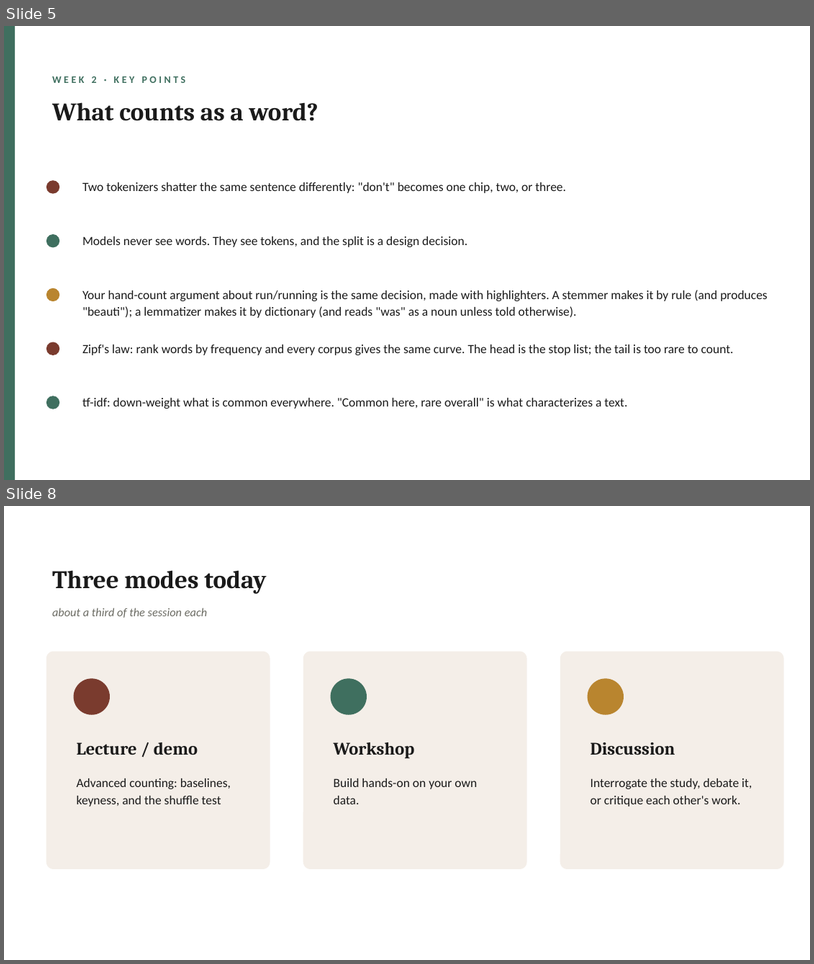
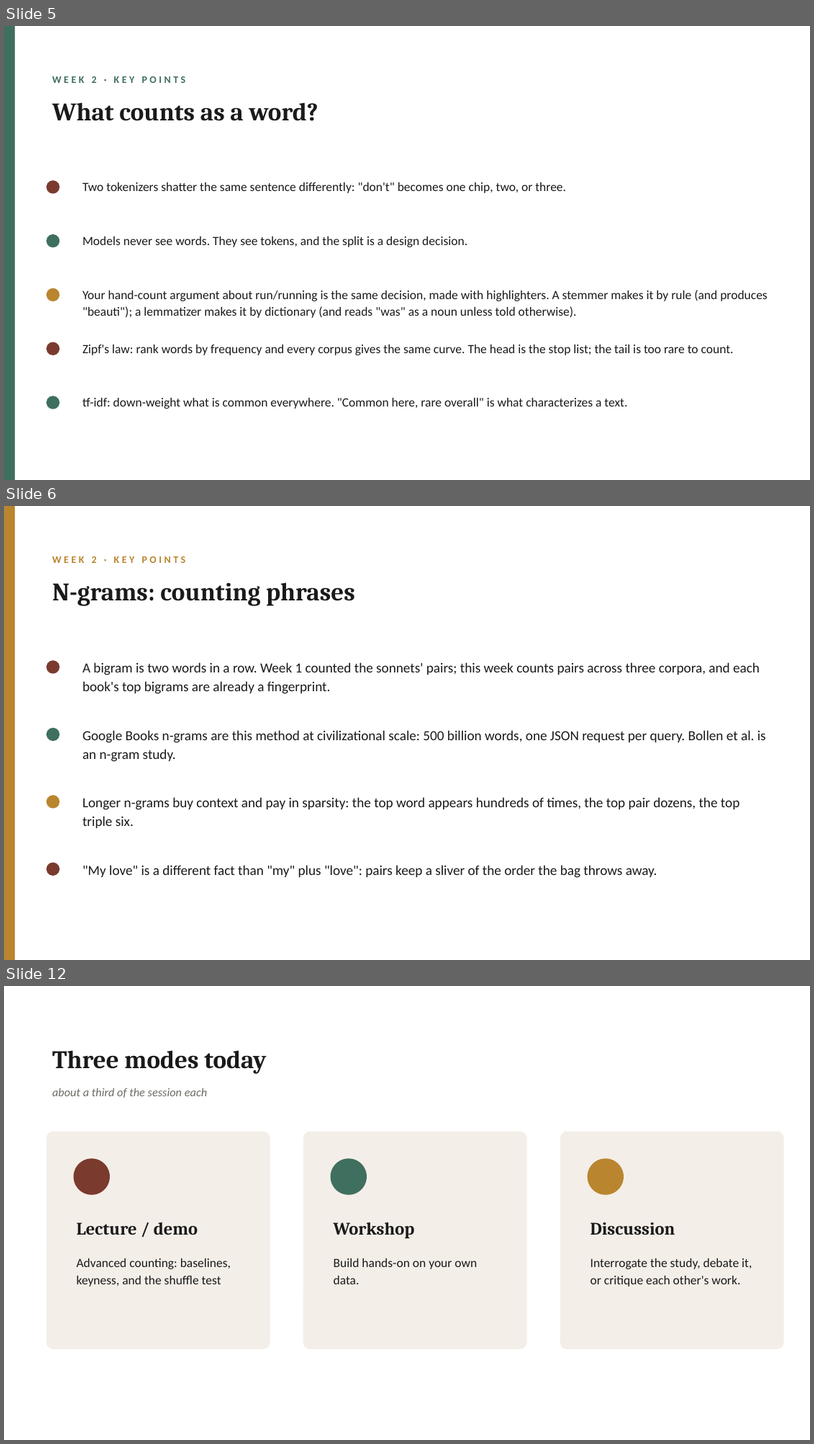
Before and after one commit to lucianli123/culture-as-data-2026, a slide deck: slides/pptx/week-02.pptx. Shown one above the other, each under a label of ours: slides 5 and 8 before the commit, slides 5, 6 and 12 after it; the slides between them are not shown. The pictures are 814x964 and 814x1444 pixels, drawn with LibreOffice and Linux fonts; fonts in the diff are those of the drawing. Boxes give left, top, right and bottom in pixels: in the first picture for what was removed or moved away, otherwise in the second. Text is boxed around its words. In the diff, an @@ line names an element or a change of style, - is before the commit and + after.

Commit message:
Week 2 draft: live Bollen trial via Ngram Viewer, basic statistics of counts, corpus n-grams, k-means clustering (raw vs tf-idf), flaws of counting; four new slides

```diff
--- a/slides/pptx/week-02.pptx
+++ b/slides/pptx/week-02.pptx
@@ slide 6 added at [4,506,810,960], background #FFFFFF @@
@@ rectangle added at [4,506,15,960], fill #B9852F @@
@@ text added at [52,556,186,563], 12 pt, text #B9852F, bold @@
+WEEK 2 · KEY POINTS
@@ text added at [52,582,355,606], 30 pt, text #1A1A1A, bold @@
+N-grams: counting phrases
@@ ellipse added at [46,660,59,674], fill #7A3B2E @@
@@ text added at [82,662,760,694], 16.5 pt, text #1A1A1A @@
+A bigram is two words in a row. Week 1 counted the sonnets' pairs; this week counts pairs across three corpora, and each book's top bigrams are already a fingerprint.
@@ ellipse added at [46,728,59,741], fill #3F6F5F @@
@@ text added at [82,730,766,762], 16.5 pt, text #1A1A1A @@
+Google Books n-grams are this method at civilizational scale: 500 billion words, one JSON request per query. Bollen et al. is an n-gram study.
@@ ellipse added at [46,795,59,808], fill #B9852F @@
@@ text added at [82,797,740,828], 16.5 pt, text #1A1A1A @@
+Longer n-grams buy context and pay in sparsity: the top word appears hundreds of times, the top pair dozens, the top triple six.
@@ ellipse added at [46,862,59,875], fill #7A3B2E @@
@@ text added at [82,865,658,878], 16.5 pt, text #1A1A1A @@
+"My love" is a different fact than "my" plus "love": pairs keep a sliver of the order the bag throws away.
@@ what was slide 8 is now slide 12 @@
```
Also in this commit, not shown: 4 slides changed, 3 other slides added, 14 other files.
